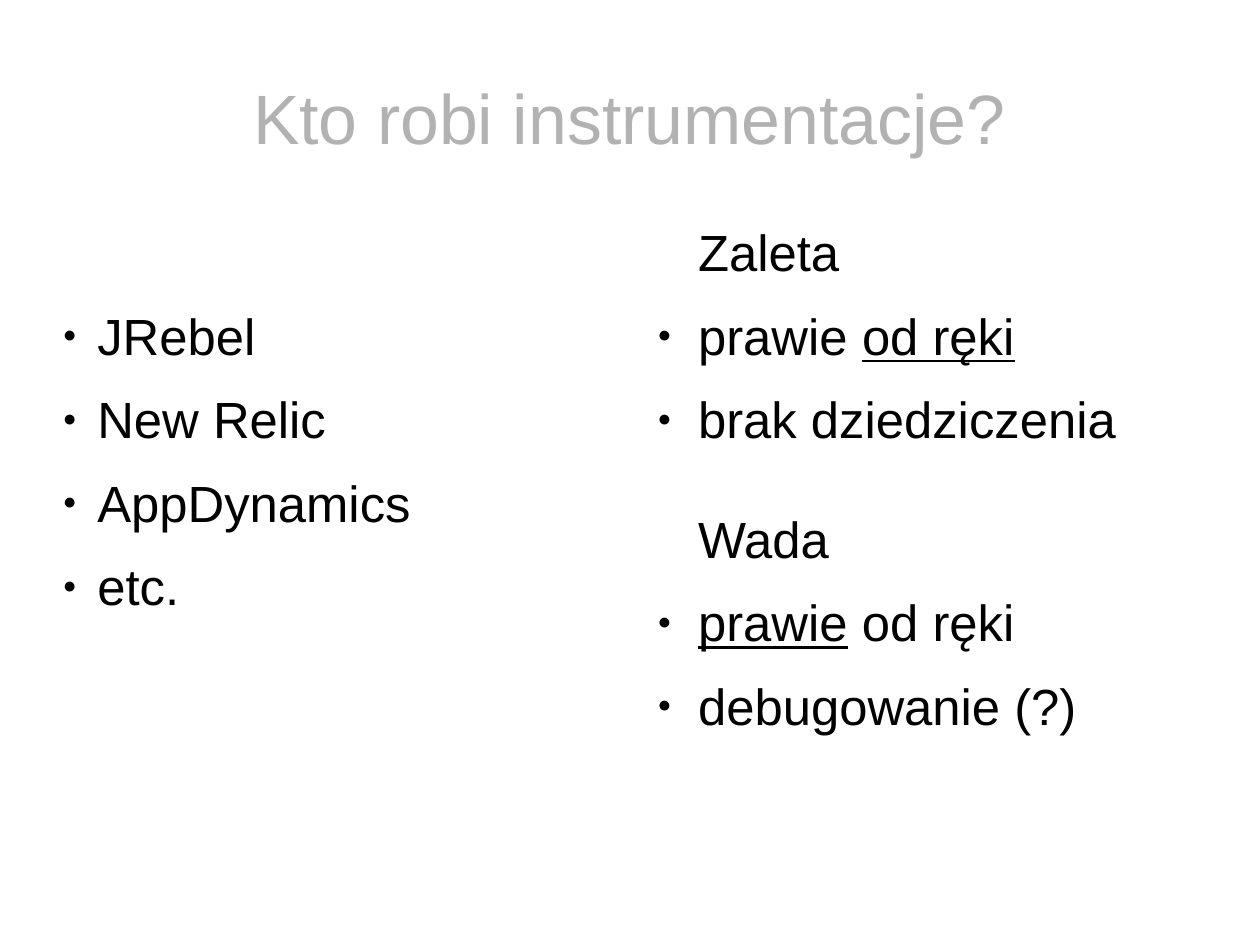
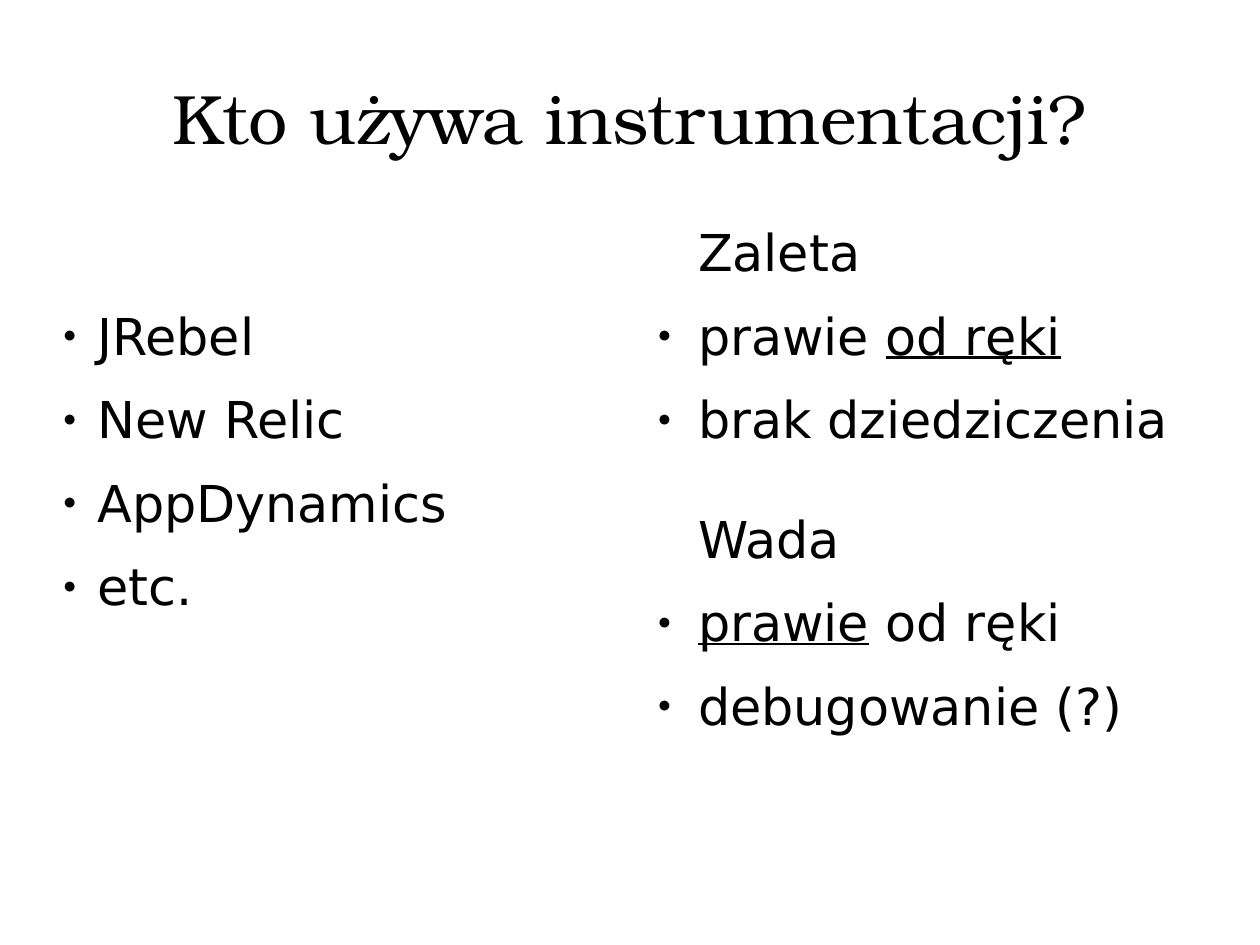
Before and after one commit to tirpitz-verus/bytebuddy-agent-presentation, a slide deck: slide 11 of slides.odp (slide 10 before the commit). Drawn at 1260x945 pixels with LibreOffice and Linux fonts; fonts in the diff are those of the drawing. Boxes give left, top, right and bottom in pixels: in the first picture for what was removed or moved away, otherwise in the second. Text is boxed around its words. In the diff, an @@ line names an element or a change of style, - is before the commit and + after.

```diff
--- a/slides.odp
+++ b/slides.odp
@@ title at (172,95,1087,160): text changed; font Arial to TeX Gyre Bonum; text colour #B2B2B2 to #000000 @@
-Kto robi instrumentacje?
+Kto używa instrumentacji?
@@ font Arial to DejaVu Sans in 3 elements at (97,316,447,606), (698,232,1168,439), (698,519,1061,736) @@
```
Also in this commit, not shown: 11 other slides changed, 4 slides added, 3 slides removed, 1 other file.
